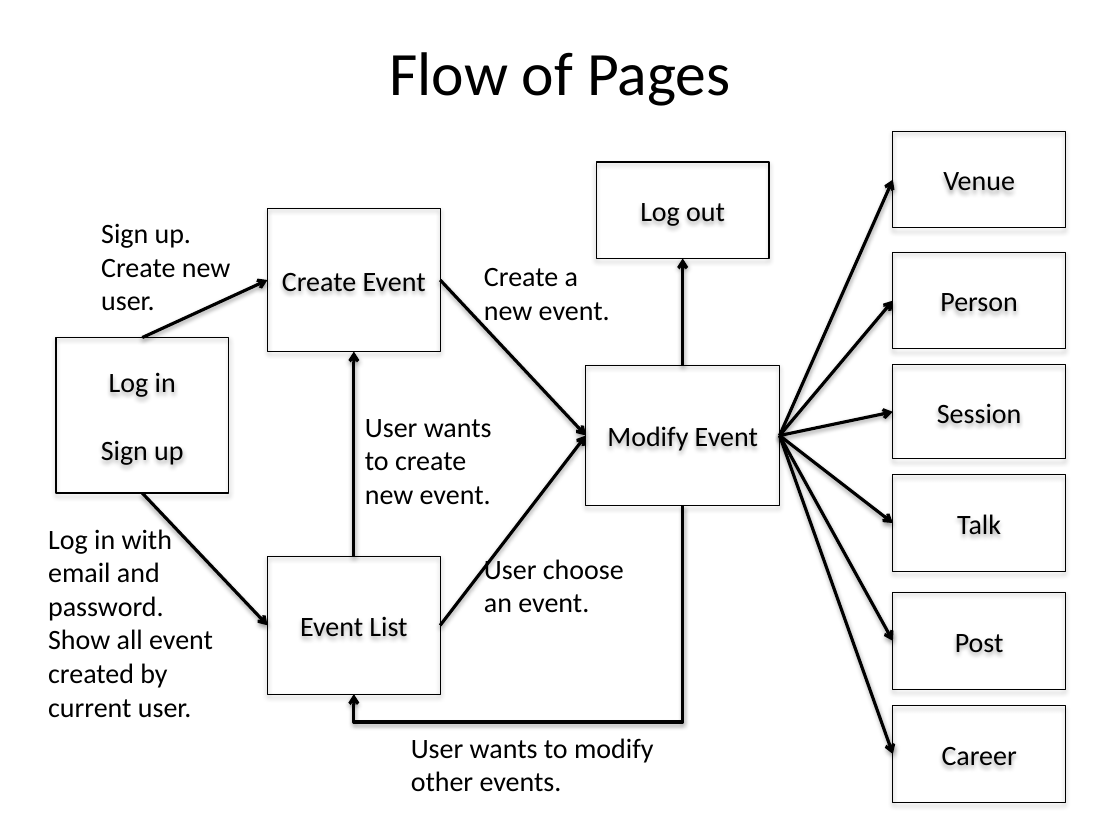
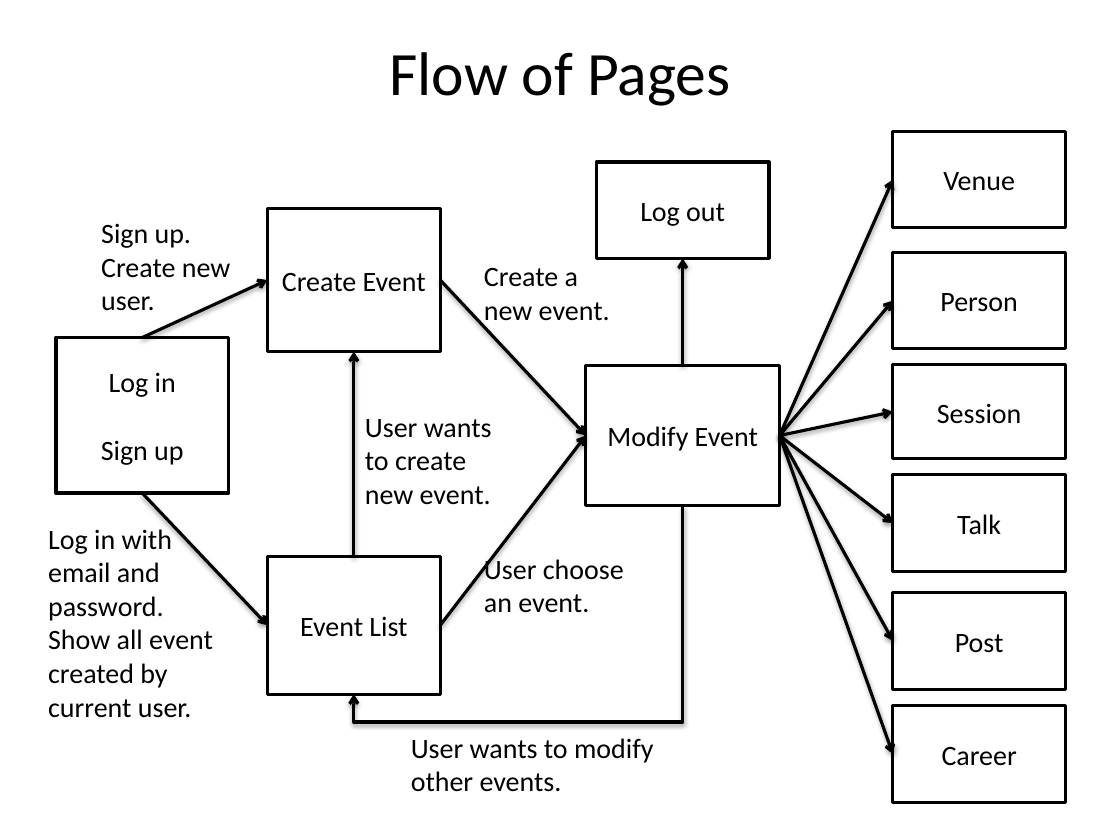
Before and after one commit to jan0054/colloquium.me-dev, a slide deck: slide 2 of web_source/cmmathweb 2.pptx. Drawn at 1120x840 pixels with LibreOffice and Linux fonts; fonts in the diff are those of the drawing. Boxes give left, top, right and bottom in pixels: in the first picture for what was removed or moved away, otherwise in the second. Text is boxed around its words. In the diff, an @@ line names an element or a change of style, - is before the commit and + after.

Commit message:
web flow

```diff
--- a/web_source/cmmathweb 2.pptx
+++ b/web_source/cmmathweb 2.pptx
@@ fill none to #FFFFFF; outline #000000 0.75 pt to #000000 2 pt; shadow off in 11 elements at bbox=[56, 337, 228, 493], bbox=[268, 208, 440, 352], bbox=[268, 557, 440, 694], bbox=[893, 131, 1065, 227], bbox=[893, 365, 1065, 459], bbox=[586, 365, 780, 505], bbox=[893, 252, 1065, 348], bbox=[893, 592, 1065, 689], bbox=[893, 706, 1065, 802], bbox=[893, 475, 1065, 571], bbox=[596, 162, 768, 259] @@
```
Also in this commit, not shown: 10 other slides changed.
